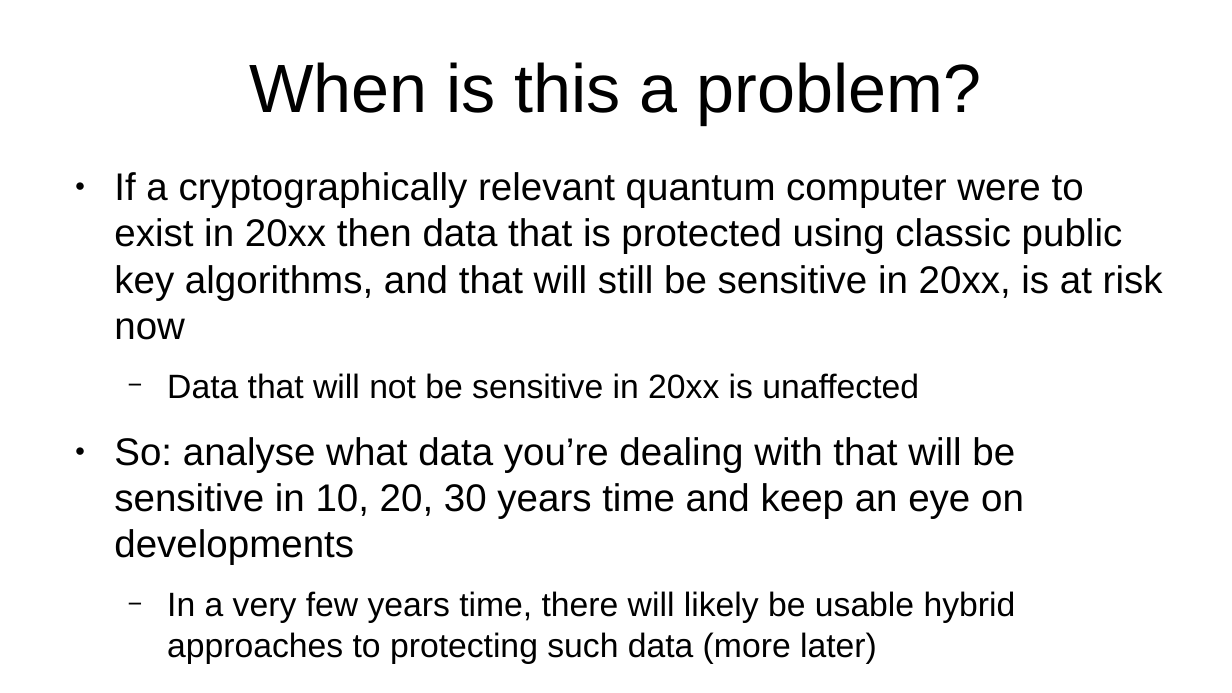
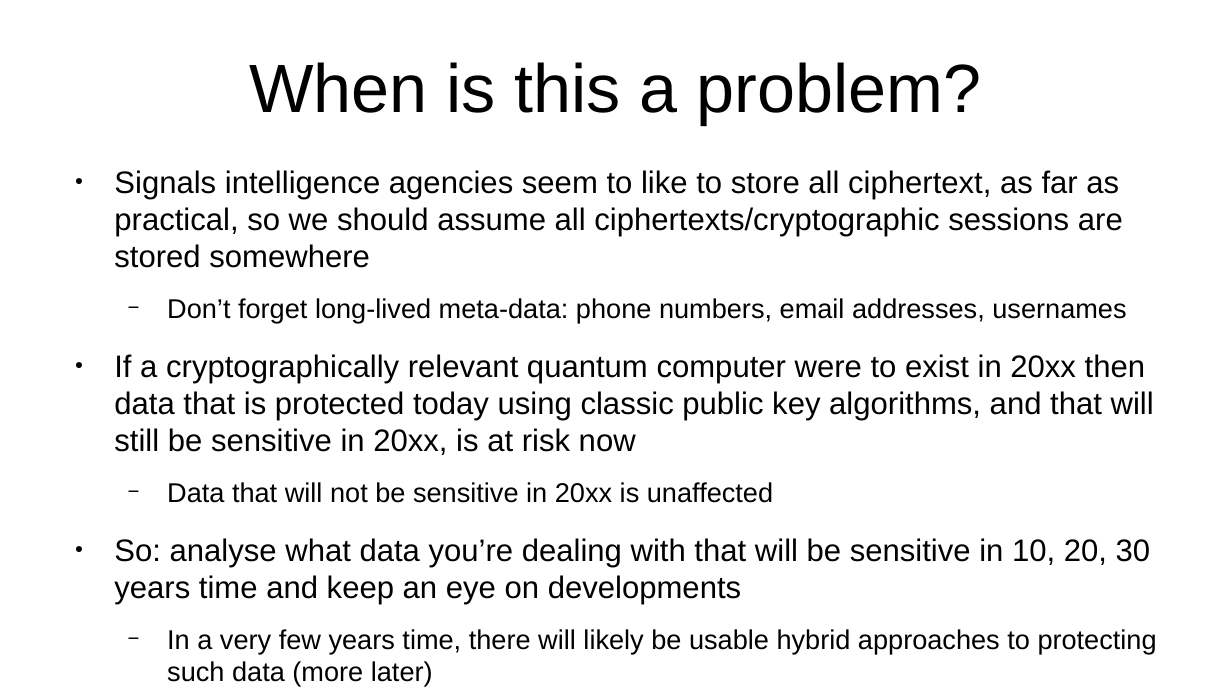
Before and after one commit to sftcd/cs7053, a slide deck: slide 7 of 2023lectures/05-pqc.odp. Drawn at 1232x693 pixels with LibreOffice and Linux fonts; fonts in the diff are those of the drawing. Boxes give left, top, right and bottom in pixels: in the first picture for what was removed or moved away, otherwise in the second. Text is boxed around its words. In the diff, an @@ line names an element or a change of style, - is before the commit and + after.

```diff
--- a/2023lectures/05-pqc.odp
+++ b/2023lectures/05-pqc.odp
@@ text at (114, 170, 1154, 455): text changed; size 24.8 to 20 pt @@
-● If a cryptographically relevant quantum computer were to exist in 20xx then data that is protected using classic public key algorithms, and that will still be sensitive in 20xx, is at risk now
+● Signals intelligence agencies seem to like to store all ciphertext, as far as practical, so we should assume all ciphertexts/cryptographic sessions are stored somewhere
+  − Don’t forget long-lived meta-data: phone numbers, email addresses, usernames
+● If a cryptographically relevant quantum computer were to exist in 20xx then data that is protected today using classic public key algorithms, and that will still be sensitive in 20xx, is at risk now
@@ text at (114, 482, 1157, 686): size 21.7 to 17.5 pt in "Data that will not be sensitive in ...", "In a very few years time, there ..."; size 24.8 to 20 pt in "So: analyse what data you’re dealing with ..." @@
```
Also in this commit, not shown: 9 other slides changed, 2 slides added, 2 slides removed, 8 other files.
